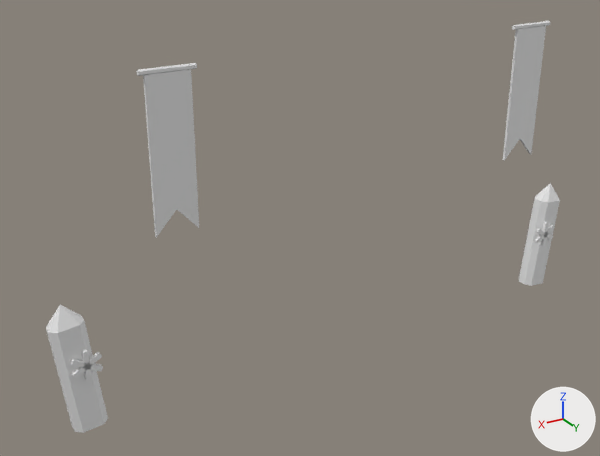
Two versions of the FBX model roblox/art/extras/gate_decor/section_guardian.fbx, one commit apart.
Camera for both pictures: a 50 mm camera at (44.9, 66.7, 48.2) aimed at (5.0, 0.2, 14.9). Every picture has the same lights, and +X, +Y and +Z are marked at lower right. The picture after the commit comes second. Where no turn or scale is listed for an object, it has been applied to the vertices.

Objects in the first picture: 'GateBanner', 'GateRune', 'GateRuneStone'.
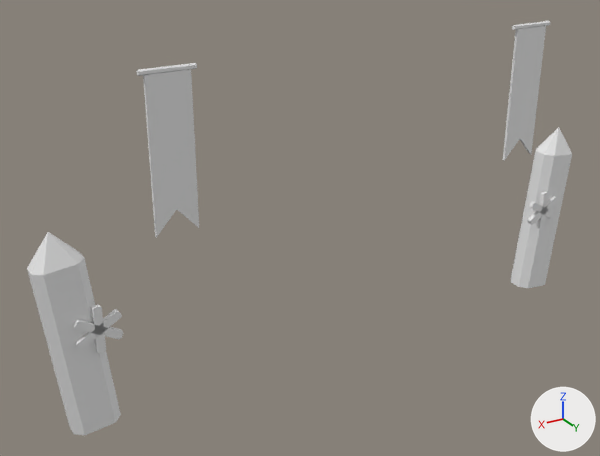
Changed parts and their boxes [x1, y1, x2, y2] in the pictures (600 x 456 px; the box of a moved part takes in the faces that stretch with it):
'GateRuneStone', reshaped (6% wider, 23% taller)
    before: [46, 183, 560, 433]
    after: [27, 127, 572, 435]
'GateRune', reshaped
    before: [70, 222, 555, 381]
    after: [73, 191, 558, 354]
part 1 of me_gaterunestone, moved or reshaped
    before: [519, 183, 560, 286]
    after: [511, 127, 572, 288]
part 2 of me_gaterunestone, moved or reshaped
    before: [46, 305, 108, 433]
    after: [27, 232, 121, 435]
part 3 of me_gaterune, moved or reshaped
    before: [541, 222, 549, 246]
    after: [537, 191, 549, 229]
part 4 of me_gaterune, moved or reshaped
    before: [82, 349, 92, 381]
    after: [91, 304, 106, 354]
part 5 of me_gaterune, moved or reshaped
    before: [535, 225, 555, 243]
    after: [527, 196, 558, 225]
part 6 of me_gaterune, moved or reshaped
    before: [72, 352, 102, 378]
    after: [76, 309, 122, 350]
part 7 of me_gaterune, moved or reshaped
    before: [536, 228, 553, 239]
    after: [529, 201, 556, 219]
part 8 of me_gaterune, moved or reshaped
    before: [70, 359, 103, 371]
    after: [73, 319, 124, 339]

The change, as a list of edits to the scene's bpy script:
```text
Change me_gaterune:
    used by ob_gaterune; location = (0.0, 0.0, 0.0)
    remove me_gaterune.from_pydata(...)  # 96 vertices, 60 faces; spans x -29.9..29.9, y 2.1..2.5, z 6.0..9.0
    add me_gaterune.from_pydata(...)  # 96 vertices, 60 faces; spans x -29.3..29.3, y 2.5..3.0, z 8.7..13.3
    me_gaterune part 3: the loose piece of 16 vertices spanning x -28.8..-28.2, y 2.1..2.5, z 6.0..9.0 is scaled about its middle by (1.62, 1.25, 1.53), then moved by (1.3, 0.4, 3.5)
    me_gaterune part 4: the loose piece of 16 vertices spanning x 28.2..28.8, y 2.1..2.5, z 6.0..9.0 is scaled about its middle by (1.62, 1.25, 1.53), then moved by (-1.3, 0.4, 3.5)
    me_gaterune part 5: the loose piece of 16 vertices spanning x -29.9..-27.1, y 2.1..2.5, z 6.6..8.4 is scaled about its middle by (1.53, 1.25, 1.54), then moved by (1.3, 0.4, 3.5)
    me_gaterune part 6: the loose piece of 16 vertices spanning x 27.1..29.9, y 2.1..2.5, z 6.6..8.4 is scaled about its middle by (1.53, 1.25, 1.54), then moved by (-1.3, 0.4, 3.5)
    me_gaterune part 7: the loose piece of 16 vertices spanning x -29.9..-27.1, y 2.1..2.5, z 6.6..8.4 is scaled about its middle by (1.53, 1.25, 1.54), then moved by (1.3, 0.4, 3.5)
    me_gaterune part 8: the loose piece of 16 vertices spanning x 27.1..29.9, y 2.1..2.5, z 6.6..8.4 is scaled about its middle by (1.53, 1.25, 1.54), then moved by (-1.3, 0.4, 3.5)
Change me_gaterunestone:
    used by ob_gaterunestone; location = (0.0, 0.0, 0.0)
    remove me_gaterunestone.from_pydata(...)  # 34 vertices, 34 faces; spans x -31.2..31.2, y -0.1..2.1, z 0.3..13.4
    add me_gaterunestone.from_pydata(...)  # 34 vertices, 34 faces; spans x -32.1..32.1, y -0.5..2.5, z 0.3..20.4
    me_gaterunestone part 1: the loose piece of 17 vertices spanning x -31.2..-26.9, y -0.1..2.1, z 0.3..13.4 is scaled about its middle by (1.47, 1.37, 1.54), then moved by (0.2, 0.0, 3.5)
    me_gaterunestone part 2: the loose piece of 17 vertices spanning x 26.9..31.2, y -0.1..2.1, z 0.3..13.4 is scaled about its middle by (1.47, 1.37, 1.54), then moved by (-0.2, 0.0, 3.5)
```
